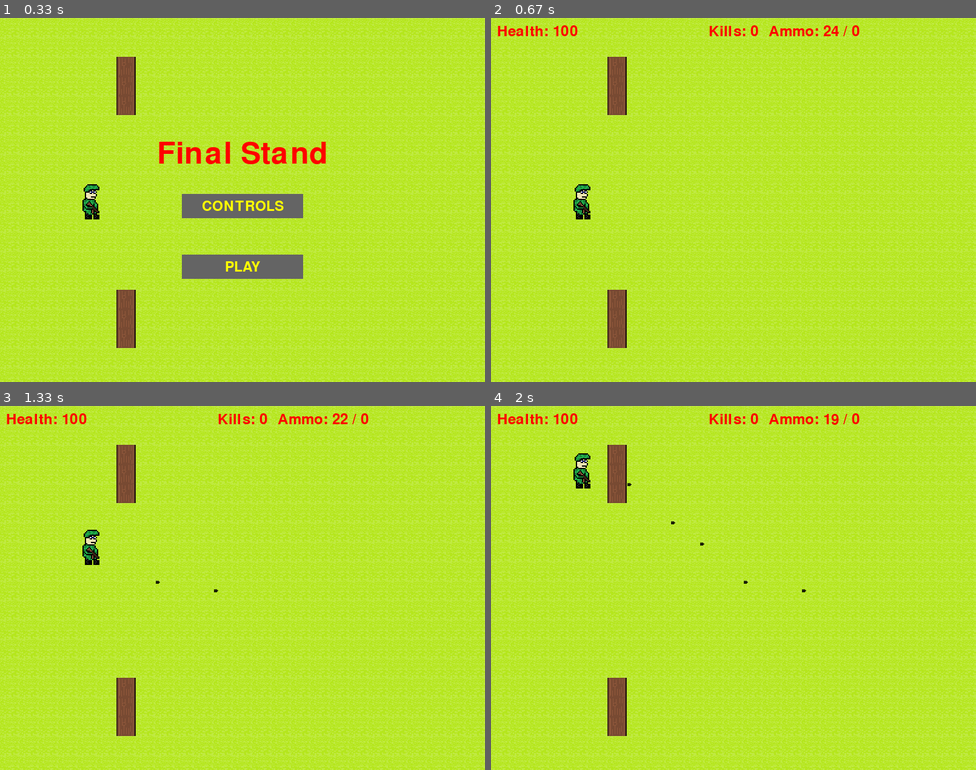
Above: before the commit, frames 1-4 (two rows, left to right).
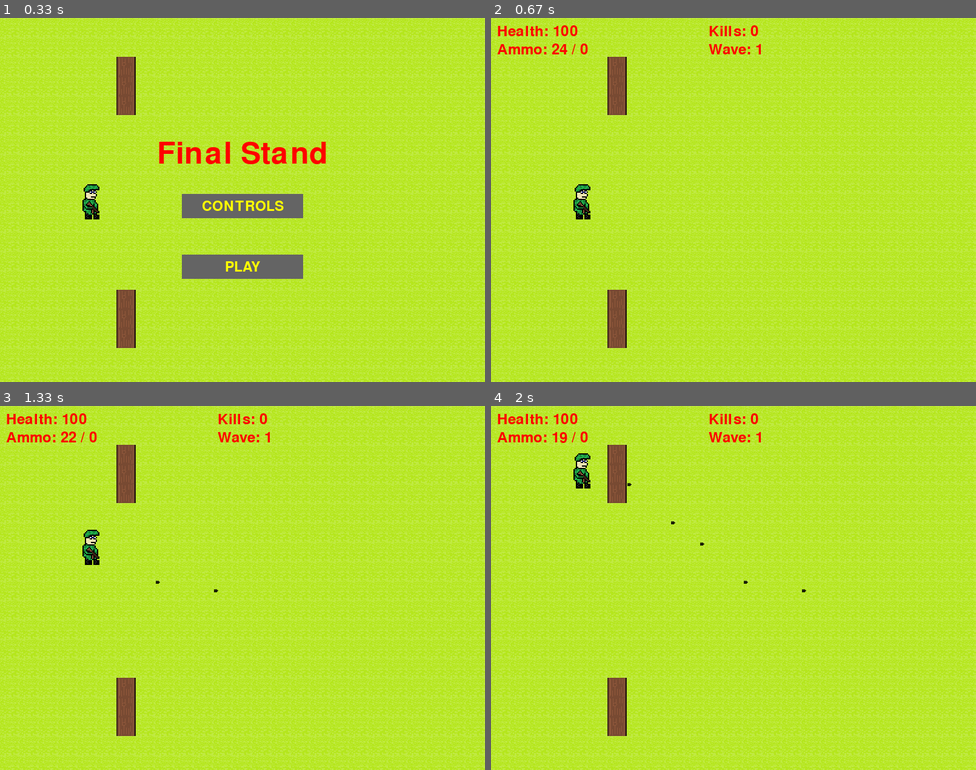
Above: after the commit, the same moments.

Repository: Killswitch5150/Final-Stand
Game: pygame game, started from main.py
Two runs of this game, one before a commit and one after it. Both use one fixed random seed, a clock stepped at 60 frames per second and the inputs below.
Inputs:
- Up to frame 1 (0.33 s): no input
- Up to frame 2 (0.67 s): click "PLAY" at 0.38 s
- Up to frame 3 (1.33 s): tap Space at 0.67, 1.07 s; hold F11 from 1 s (still down); hold Up from 1 s (still down)
- Up to frame 4 (2 s): tap Space at 1.37, 1.57, 1.87 s; release F11 at 1.47 s; release Up at 1.47 s; hold Up 1.5-1.97 s

Frame 1 is identical in both runs. In frame 2, 0.6% of the frame differs, in the area x 1-76%, y 2-10%; in frame 3, 0.6%; in frame 4, 0.6%.

Commit message:
-fixed ui bug (ammo/kill count overlap) -moved ammo count to below health -added wave display ui element -implemented new wave system every 10 kills (max 10) -changed spawning timers for enemies and ammo drops -fixed bug that made fullscreen toggle acts as "Quit" button in game over screen -removed unused code -cleaned up code

Diff:
--- a/main.py
+++ b/main.py
@@ -3,6 +3,8 @@
 from settings import GameSettings, ScaleSettings
 import random #for spawners
 from pygame.locals import *
+
+settings = GameSettings()
 
 screen_size_choice_fullscreen = False
 
@@ -191,7 +193,7 @@
         self.image = pygame.transform.scale(spr_enemy_image, (int(original_enemy_width * 2), int(original_enemy_height * 2)))
         self.rect = self.image.get_rect(topleft=(x, y))
 
-        wave_speed_mapping = [0.6, 0.9, 2.0, 2.5, 3, 4]
+        wave_speed_mapping = [0.6, 0.9, 2.0, 2.5, 3, 4, 6, 8, 10, 12.5, 15]
         self.speed = wave_speed_mapping[settings.current_wave] if settings.current_wave < len(wave_speed_mapping) else 2
 
     def update(self):
@@ -228,10 +230,10 @@
 
         #reset settings
         settings.kill_count = 0
-        settings.current_wave = 0
+        settings.current_wave = 1
 
 def game_over_screen(settings):
-    game_over = GameOver(settings)
+    #game_over = GameOver(settings)
 
     while True:
 
@@ -240,7 +242,7 @@
         font2 = pygame.font.Font(None, 30)
 
         game_over_text = font.render(f"Game Over.", True, (255, 0, 0))
-        kill_eval_text = font2.render(f"Kills: {settings.kill_count}. You are: {game_over.evaluate_kills(settings.kill_count)}", True, (255, 0, 0))
+        kill_eval_text = font2.render(f"Kills: {settings.kill_count}. You are: {GameOver.evaluate_kills(GameOver, kills=settings.kill_count)}", True, (255, 0, 0))
         restart_text = font.render("Press R to Restart or Q to Quit", True, (255, 255, 255))
 
         window.blit(game_over_text, (width // 2 - game_over_text.get_width() // 2, height // 4))
@@ -253,14 +255,13 @@
             if event.type == pygame.QUIT:
                 main_menu()
             if event.type == pygame.KEYDOWN:
-                if event.key == pygame.K_r:
+                if event.key == pygame.K_F11:
+                    toggle_fullscreen()
+                elif event.key == pygame.K_r:
                     reset_game(settings)
-                    main()
+                    main(settings)
                 elif event.key == pygame.K_q or pygame.K_ESCAPE:
                     main_menu()
-        keys = pygame.key.get_pressed()
-        if keys[pygame.K_F11]:
-            toggle_fullscreen()
 
 def main_menu():
 
@@ -279,7 +280,7 @@
                 sys.exit()
             if event.type == pygame.MOUSEBUTTONDOWN:
                 if button_rect.collidepoint(event.pos):  # Check if mouse is over the button
-                    main()  # Start the game
+                    main(settings)  # Start the game
                 if button2_rect.collidepoint(event.pos):  # Check if mouse is over the button
                     mm_controls()  # Show controls
             if event.type == pygame.KEYDOWN:
@@ -367,11 +368,11 @@
 
         pygame.display.flip()
 
-def main():
-    settings = GameSettings()
+def main(settings):
+    #settings = GameSettings()
     reset_game(settings)
 
-    game_over = GameOver(settings)
+    #game_over = GameOver(settings)
 
     player = Player(settings.width // 5 - player_width // 2, settings.height // 2 - player_height // 2)
 
@@ -379,7 +380,7 @@
     ammo_drop_spawn_timer = 0
     ammo_drop_spawn_interval = 10000
     enemy_spawn_timer = 0
-    enemy_wave = 1
+    #enemy_wave = 1
 
     running = True
     clock = pygame.time.Clock() #to implement frame limit
@@ -389,10 +390,15 @@
 
         wave_kills = settings.kill_count
 
-        if settings.kill_count >= (settings.current_wave + 1) * 10 and settings.current_wave < len(settings.waves):
+        if settings.kill_count >= 10 * settings.current_wave:  # Change this line
             print(f"Wave {settings.current_wave + 1} is beginning")
             settings.current_wave += 1  # Move to the next wave
 
+        # Ensure you don't exceed the maximum number of waves defined
+        if settings.current_wave > len(settings.waves):
+            settings.current_wave = len(settings.waves)  # Cap to maximum waves
+
+        # Set enemy spawn rate based on current wave
         if settings.current_wave > 0:
             enemy_spawn_interval = settings.waves[settings.current_wave - 1]['enemy_spawn_rate']
             ammo_drop_spawn_interval = settings.waves[settings.current_wave - 1]['ammo_spawn_rate']
@@ -521,9 +527,12 @@
         health_text = font.render(f"Health: {player.health}", True, (255, 0, 0))
         kill_text = font.render(f"Kills: {settings.kill_count}", True, (255, 0, 0))
         ammo_text = font.render(f"Ammo: {player.ammo_count} / {player.ammo_reserve}", True, (255, 0, 0))
+        current_wave = settings.current_wave
+        current_wave_text = font.render(f"Wave: {current_wave}", True, (255, 0, 0))
         window.blit(health_text, (10, 10))
+        window.blit(ammo_text, (10, 40))
         window.blit(kill_text, (width // 2 - kill_text.get_width() // 2, 10))
-        window.blit(ammo_text, (width // 1.5 - ammo_text.get_width() // 2, 10))
+        window.blit(current_wave_text, (width // 2 - kill_text.get_width() // 2, 40))
 
         pygame.display.flip()
 
--- a/settings.py
+++ b/settings.py
@@ -19,12 +19,18 @@
         self.ammo_drop_spawn_interval = 10000
         self.max_ammo_boxes = 2
         self.kill_count = 0
-        self.current_wave = 0
+        self.current_wave = 1
 
         #wave settings
         self.waves = [
             {'enemy_spawn_rate': 1000, 'ammo_spawn_rate': 15000},
             {'enemy_spawn_rate': 800, 'ammo_spawn_rate': 16000},
             {'enemy_spawn_rate': 500, 'ammo_spawn_rate': 17500},
-            {'enemy_spawn_rate': 250, 'ammo_spawn_rate': 20000}
+            {'enemy_spawn_rate': 250, 'ammo_spawn_rate': 20000},
+            {'enemy_spawn_rate': 200, 'ammo_spawn_rate': 22500},
+            {'enemy_spawn_rate': 150, 'ammo_spawn_rate': 25000},
+            {'enemy_spawn_rate': 100, 'ammo_spawn_rate': 27500},
+            {'enemy_spawn_rate': 75, 'ammo_spawn_rate': 30000},
+            {'enemy_spawn_rate': 50, 'ammo_spawn_rate': 32500},
+            {'enemy_spawn_rate': 25, 'ammo_spawn_rate': 35000}
         ]
